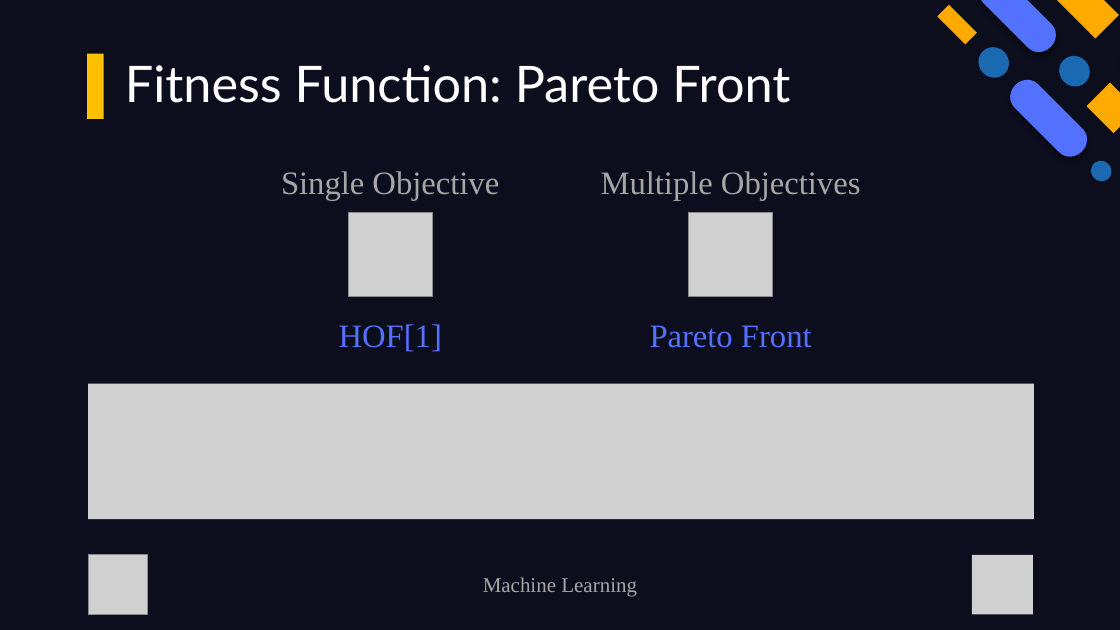
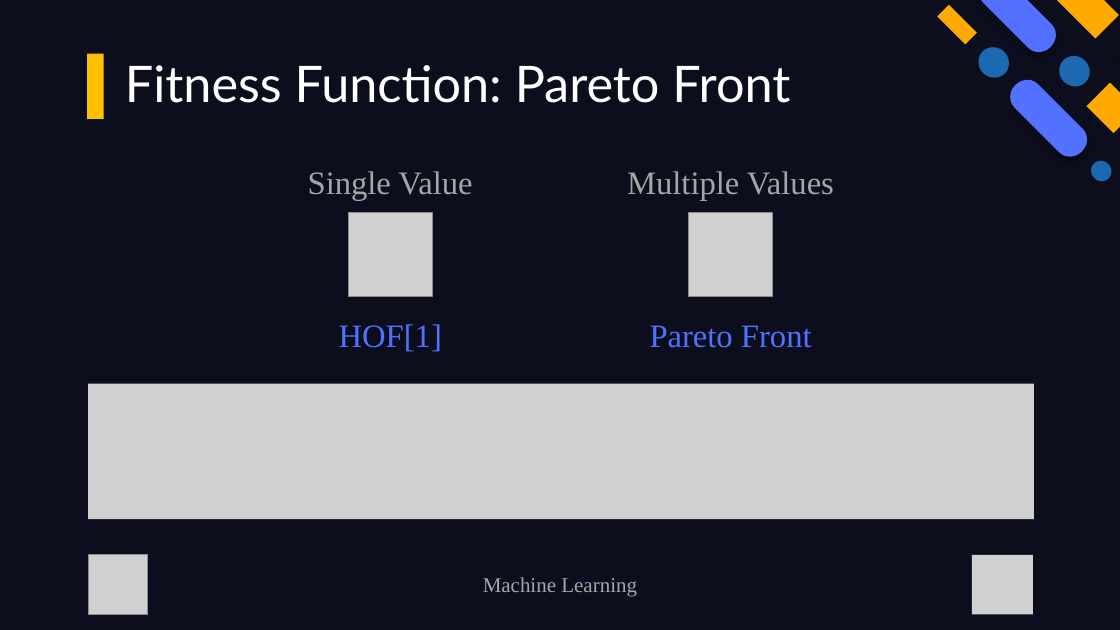
Before and after one commit to fedebrando/WarehouseOrderDispatchingProblem, a slide deck: slide 9 of docs/presentation.ppsx. Drawn at 1120x630 pixels with LibreOffice and Linux fonts; fonts in the diff are those of the drawing; grey boxes stand for pictures. Boxes give left, top, right and bottom in pixels: in the first picture for what was removed or moved away, otherwise in the second. Text is boxed around its words. In the diff, an @@ line names an element or a change of style, - is before the commit and + after.

Commit message:
chore: typo correction

```diff
--- a/docs/presentation.ppsx
+++ b/docs/presentation.ppsx
@@ text at bbox=[308, 171, 472, 200]: text changed @@
-Single Objective
+Single Value
@@ text at bbox=[627, 171, 834, 200]: text changed @@
-Multiple Objectives
+Multiple Values
```
Also in this commit, not shown: 3 other slides changed.
